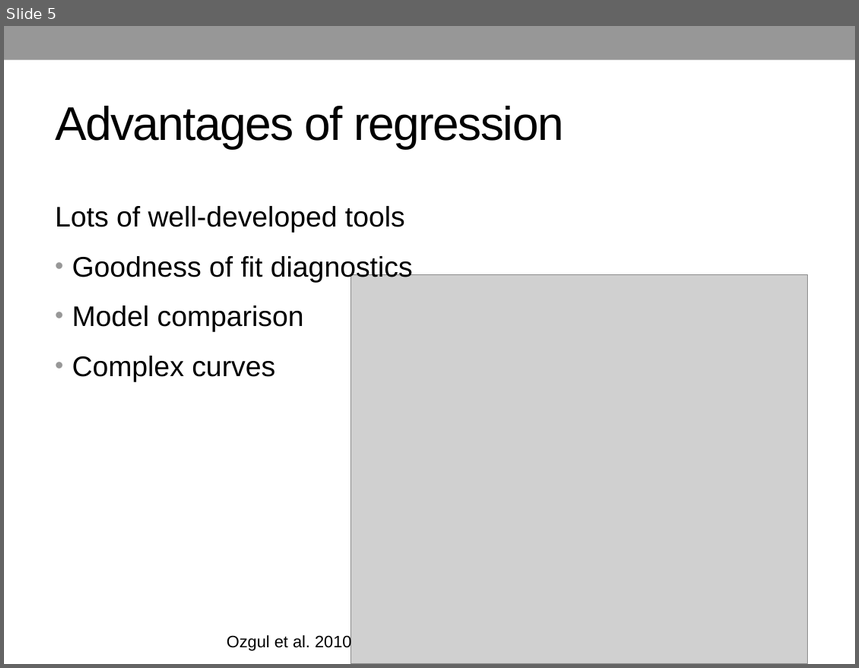
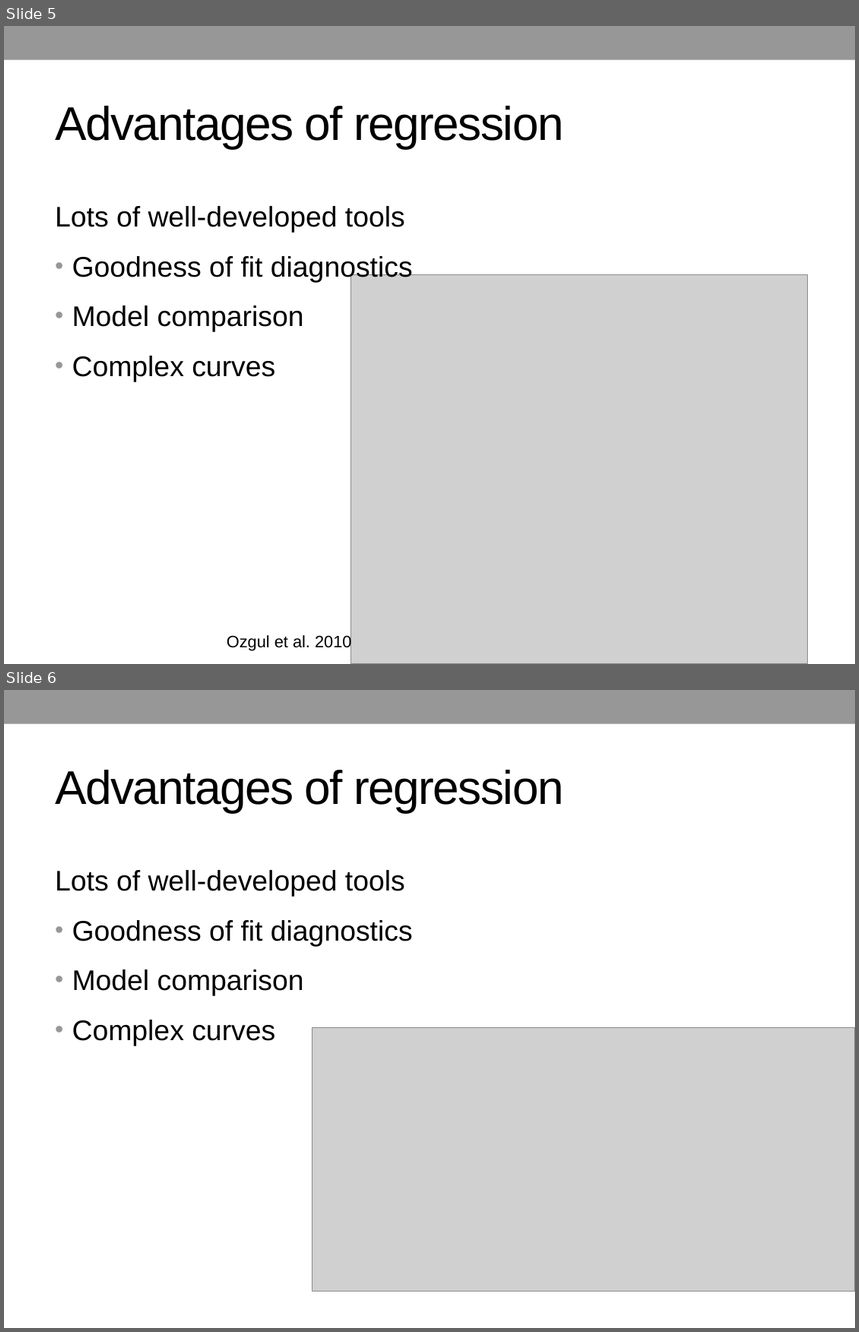
Before and after one commit to cmerow/teachIPMs, a slide deck: Beginner/Strengths_of_IPMs/Strengths_of_IPMs.pptx. Shown one above the other, each under a label of ours: slide 5 before the commit, slides 5 and 6 after it. The pictures are 859x668 and 859x1332 pixels, drawn with LibreOffice and Linux fonts; fonts in the diff are those of the drawing; grey boxes stand for pictures. Boxes give left, top, right and bottom in pixels: in the first picture for what was removed or moved away, otherwise in the second. Text is boxed around its words. In the diff, an @@ line names an element or a change of style, - is before the commit and + after.

```diff
--- a/Beginner/Strengths_of_IPMs/Strengths_of_IPMs.pptx
+++ b/Beginner/Strengths_of_IPMs/Strengths_of_IPMs.pptx
@@ slide 6 added at (4,690,855,1328), background #FFFFFF; not listed: 1 template element that a slide beside it also shows @@
@@ title added at (55,770,563,813), 40 pt, text #000000 @@
+Advantages of regression
@@ text added at (55,870,413,1046), 24 pt, text #000000 @@
+Lots of well-developed tools
+• Goodness of fit diagnostics
+• Model comparison
+• Complex curves
@@ picture added at (312,1028,855,1292) @@
```
Also in this commit, not shown: 1 slide changed, 1 other file.
